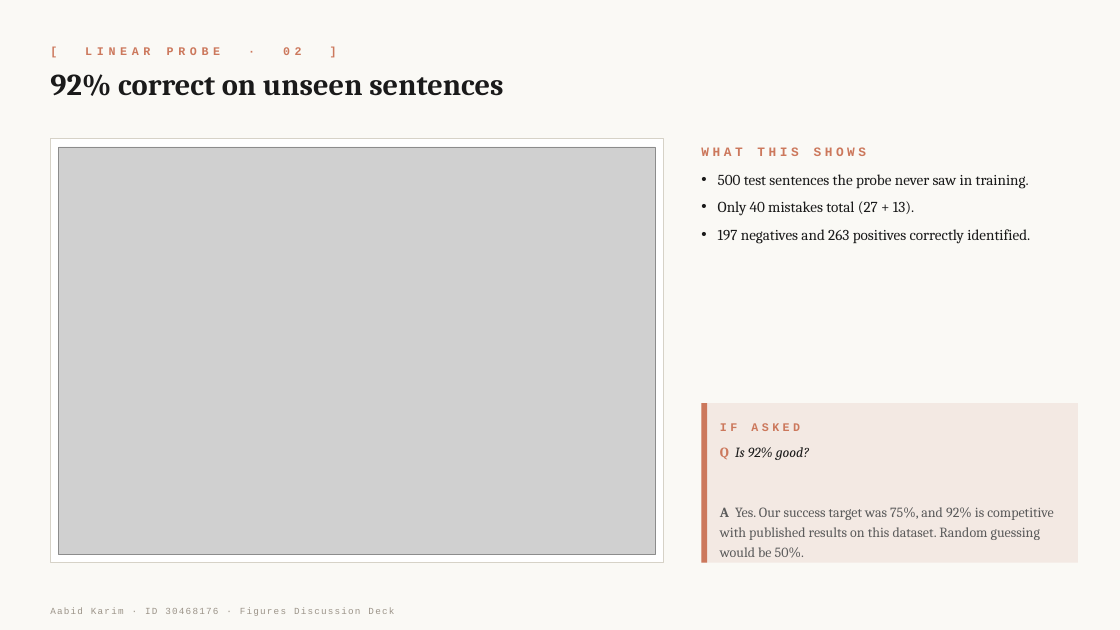
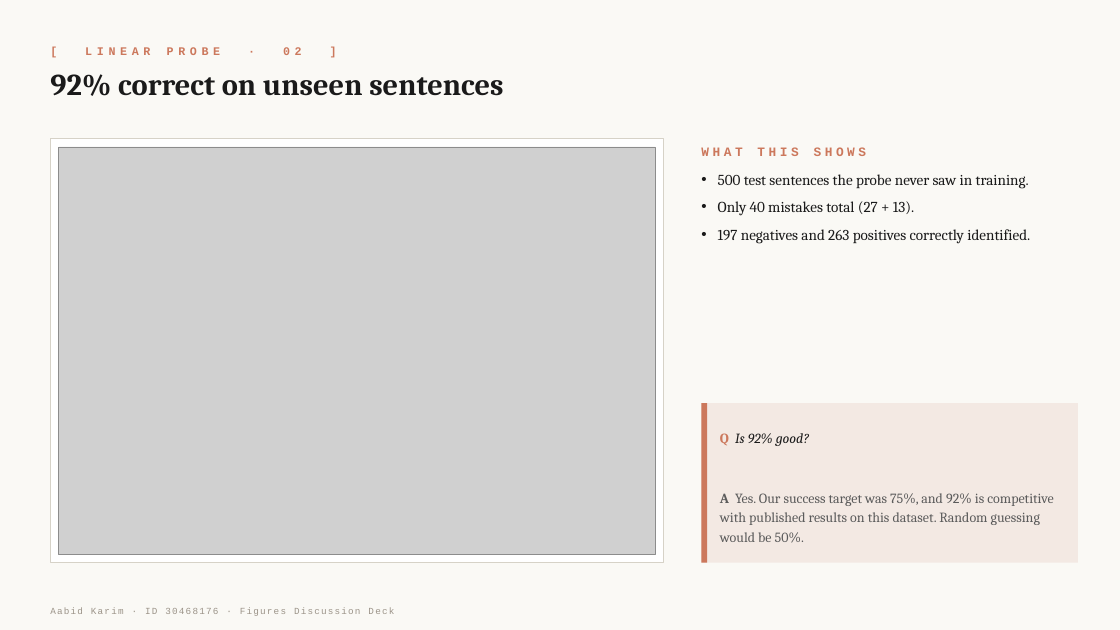
Before and after one commit to abedkkhan/Linear-Probes-vs-SAEs, a slide deck: slide 3 of presentation/figures_deck.pptx. Drawn at 1120x630 pixels with LibreOffice and Linux fonts; fonts in the diff are those of the drawing; grey boxes stand for pictures. Boxes give left, top, right and bottom in pixels: in the first picture for what was removed or moved away, otherwise in the second. Text is boxed around its words. In the diff, an @@ line names an element or a change of style, - is before the commit and + after.

```diff
--- a/presentation/figures_deck.pptx
+++ b/presentation/figures_deck.pptx
@@ text "Q Is 92% good?": place and size @@
-text "Q Is 92% good?" at [720, 447, 1053, 558]
+text "Q Is 92% good?" at [720, 433, 1053, 543]
@@ text removed at [720, 423, 800, 431] @@
-IF ASKED
```
Also in this commit, not shown: 11 other slides changed.
